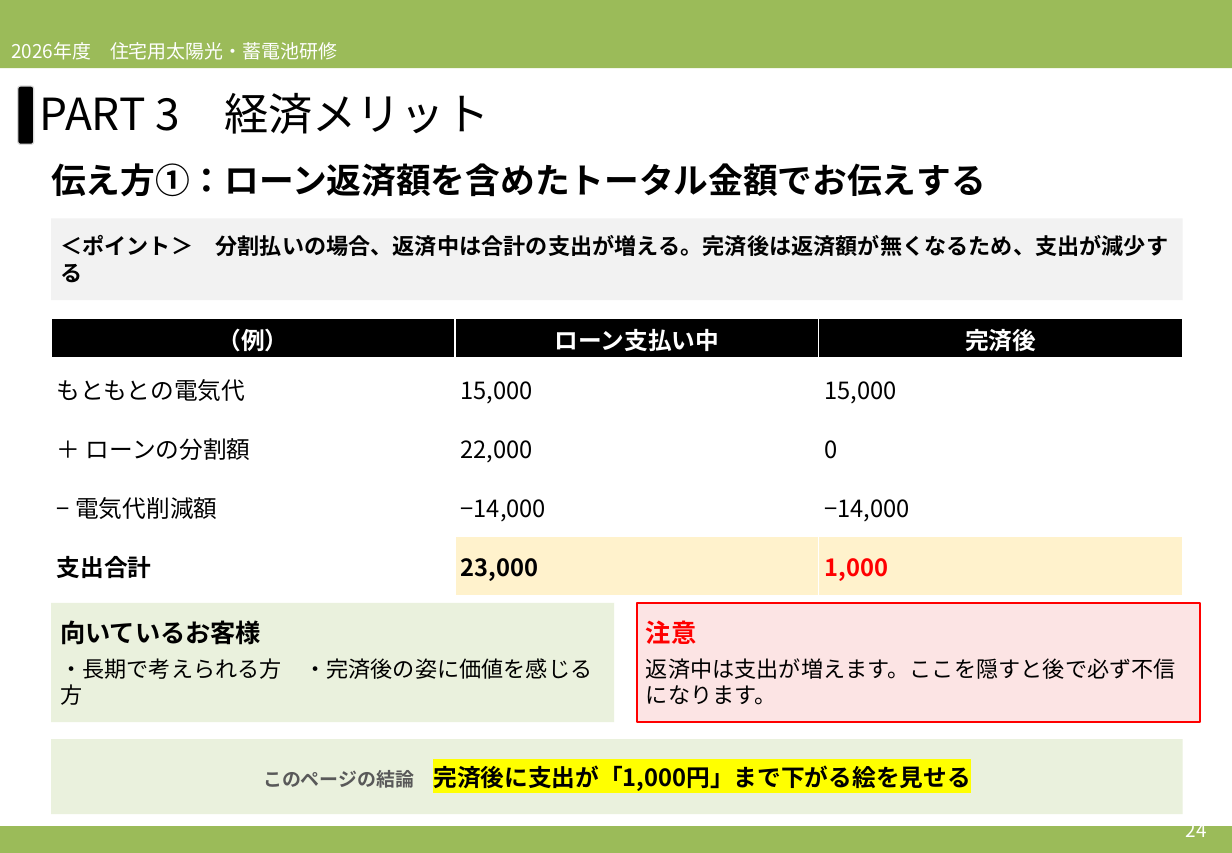
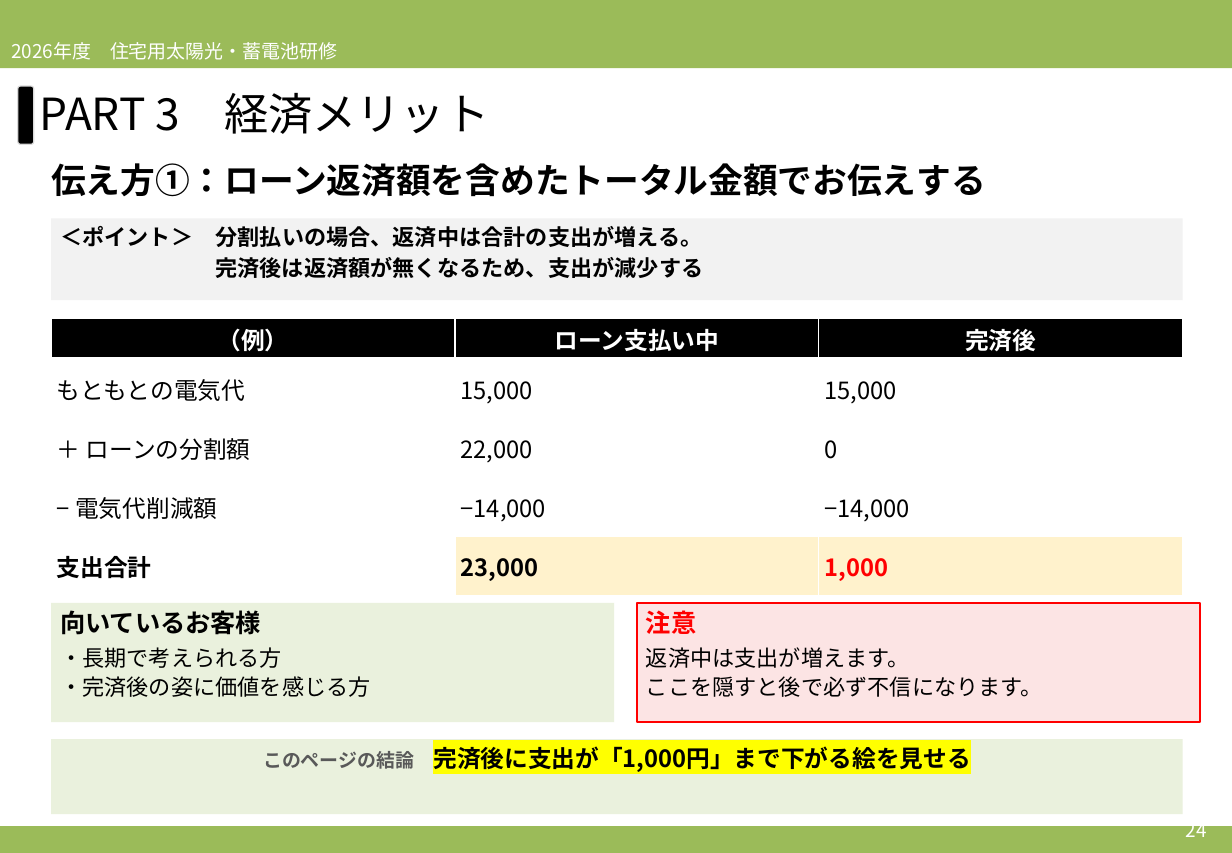
Before and after one commit to soshiro-iki-sys/-, a slide deck: slide 24 of slides/2026営業研修_第3回_必要性訴求②＆ロープレ.pptx. Drawn at 1232x853 pixels with LibreOffice and Linux fonts; fonts in the diff are those of the drawing. Boxes give left, top, right and bottom in pixels: in the first picture for what was removed or moved away, otherwise in the second. Text is boxed around its words. In the diff, an @@ line names an element or a change of style, - is before the commit and + after.

```diff
--- a/slides/2026営業研修_第3回_必要性訴求②＆ロープレ.pptx
+++ b/slides/2026営業研修_第3回_必要性訴求②＆ロープレ.pptx
@@ text in rectangle at [60, 226, 703, 278]: text changed @@
-＜ポイント＞ 分割払いの場合、返済中は合計の支出が増える。完済後は返済額が無くなるため、支出が減少する
+＜ポイント＞ 分割払いの場合、返済中は合計の支出が増える。
+完済後は返済額が無くなるため、支出が減少する
@@ text in rectangle at [60, 610, 261, 635]: less space between paragraphs @@
@@ text in rectangle at [646, 610, 696, 634]: less space between paragraphs @@
@@ text in rectangle at [60, 647, 370, 697]: text changed @@
-・長期で考えられる方 ・完済後の姿に価値を感じる方
+・長期で考えられる方
+・完済後の姿に価値を感じる方
@@ text in rectangle at [646, 647, 1043, 697]: text changed @@
-返済中は支出が増えます。ここを隠すと後で必ず不信になります。
+返済中は支出が増えます。
+ここを隠すと後で必ず不信になります。
@@ vertical alignment middle to top in 4 elements at [51, 218, 1183, 300], [51, 603, 614, 722], [637, 603, 1200, 722], [51, 739, 1183, 815] @@
```
Also in this commit, not shown: 29 other slides changed, 7 other files.
